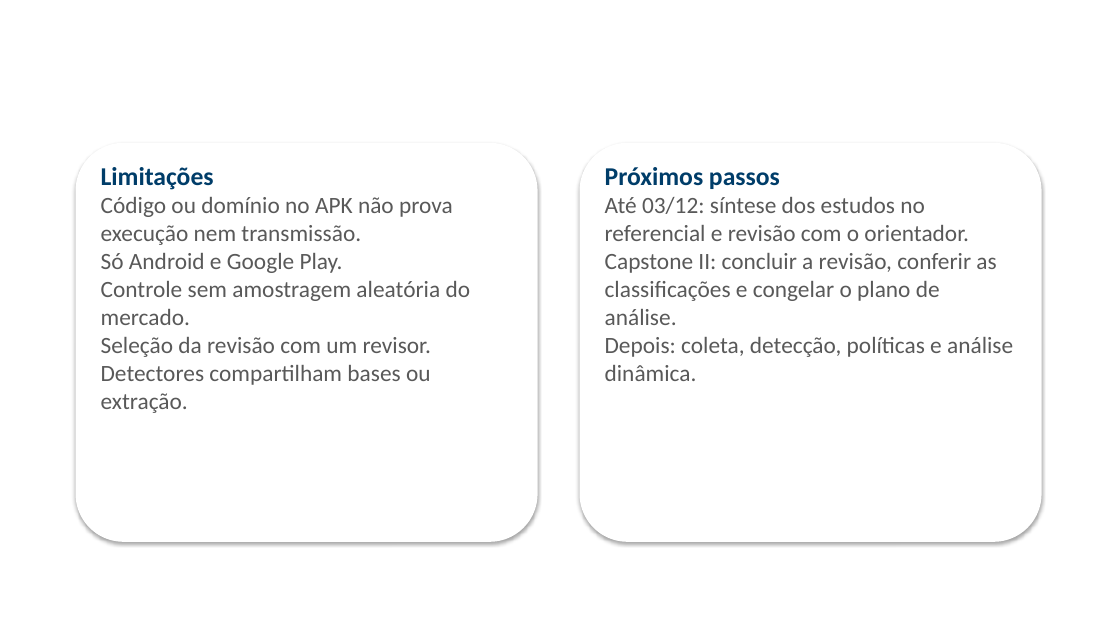
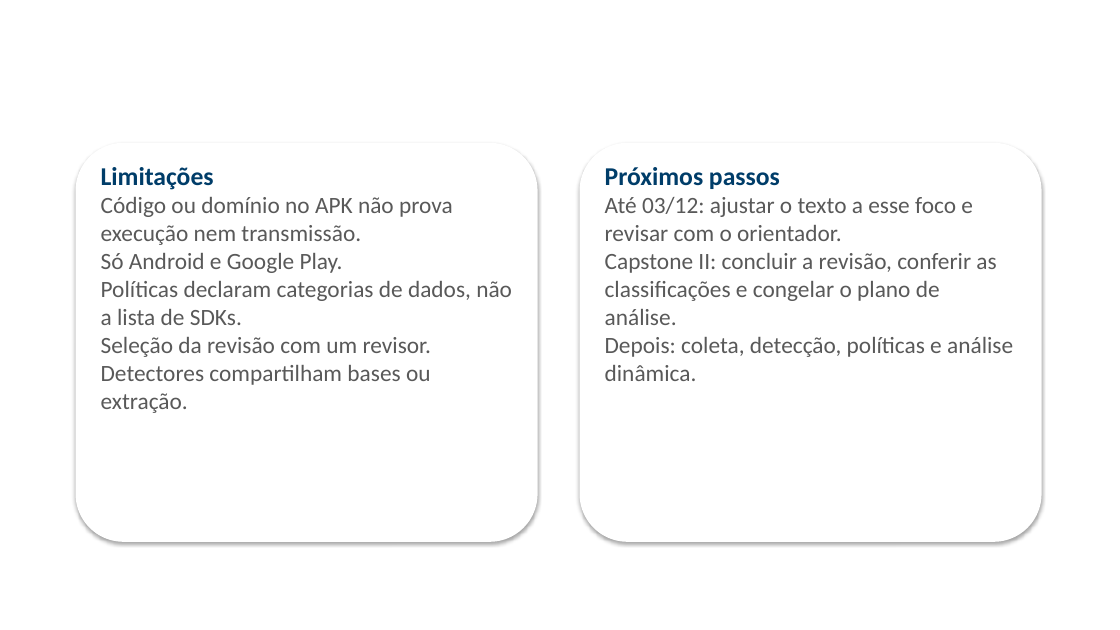
Before and after one commit to ClaudioAMF1/TCC, a slide deck: slide 13 of tcc/apresentacao/simulacao-defesa-rascunho.pptx. Drawn at 1120x630 pixels with LibreOffice and Linux fonts; fonts in the diff are those of the drawing; background and template pictures are left out. Boxes give left, top, right and bottom in pixels: in the first picture for what was removed or moved away, otherwise in the second. Text is boxed around its words. In the diff, an @@ line names an element or a change of style, - is before the commit and + after.

```diff
--- a/tcc/apresentacao/simulacao-defesa-rascunho.pptx
+++ b/tcc/apresentacao/simulacao-defesa-rascunho.pptx
@@ text at (605, 197, 973, 241): text changed @@
-Até 03/12: síntese dos estudos no referencial e revisão com o orientador.
+Até 03/12: ajustar o texto a esse foco e revisar com o orientador.
@@ text at (101, 281, 512, 325): text changed @@
-Controle sem amostragem aleatória do mercado.
+Políticas declaram categorias de dados, não a lista de SDKs.
```
Also in this commit, not shown: 7 other slides changed, 2 other files.
